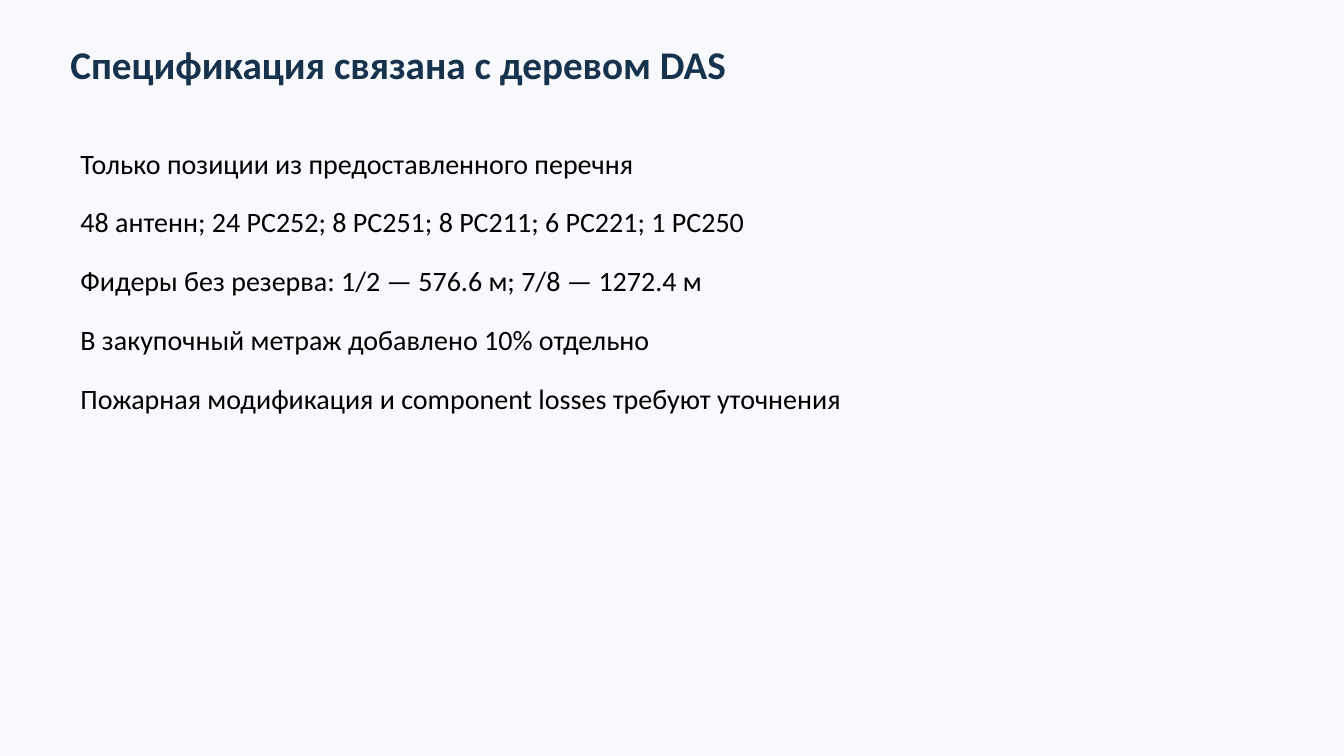
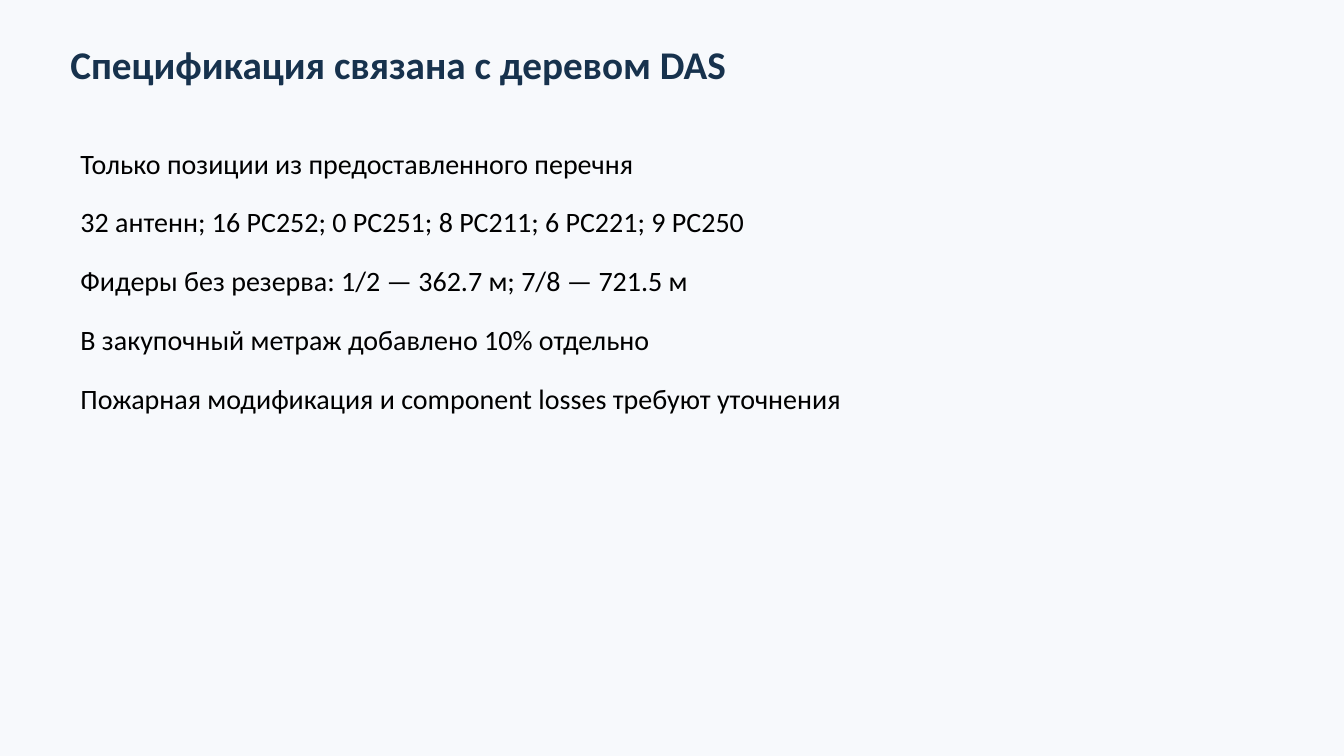
Before and after one commit to abalakovpa/mts-engineer-hack-2026-radio, a slide deck: slide 5 of presentation/defense-draft.pptx. Drawn at 1344x756 pixels with LibreOffice and Linux fonts; fonts in the diff are those of the drawing. Boxes give left, top, right and bottom in pixels: in the first picture for what was removed or moved away, otherwise in the second. Text is boxed around its words. In the diff, an @@ line names an element or a change of style, - is before the commit and + after.

```diff
--- a/presentation/defense-draft.pptx
+++ b/presentation/defense-draft.pptx
@@ text at <box>80,213,744,296</box>: text changed @@
-48 антенн; 24 PC252; 8 PC251; 8 PC211; 6 PC221; 1 PC250
-Фидеры без резерва: 1/2 — 576.6 м; 7/8 — 1272.4 м
+32 антенн; 16 PC252; 0 PC251; 8 PC211; 6 PC221; 9 PC250
+Фидеры без резерва: 1/2 — 362.7 м; 7/8 — 721.5 м
```
Also in this commit, not shown: 3 other slides changed, 27 other files.
